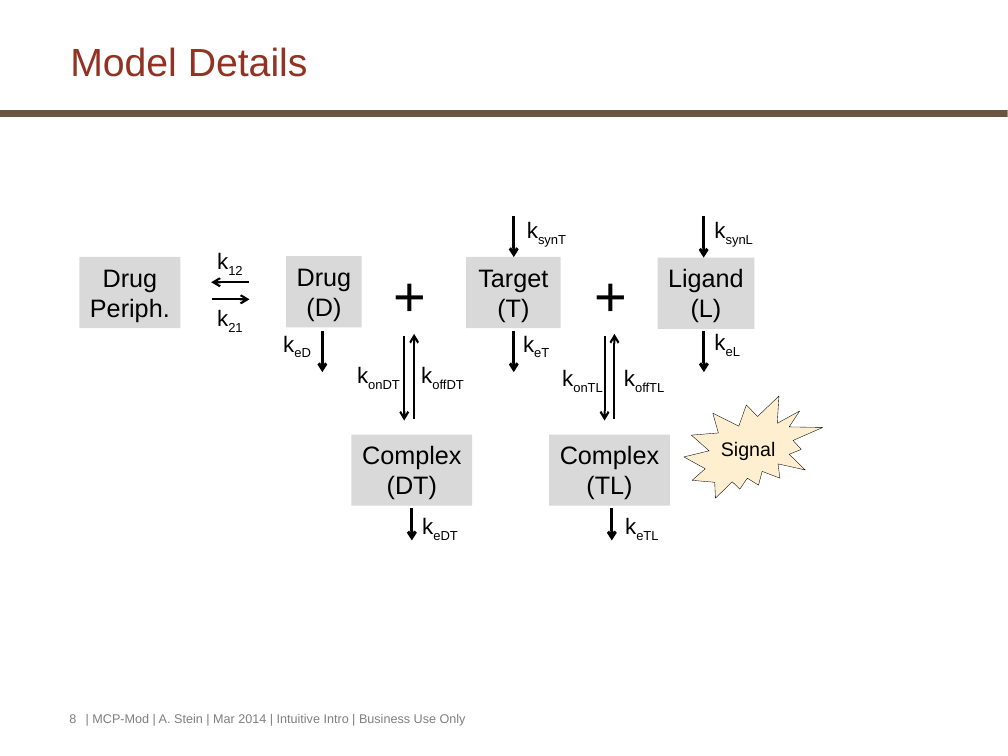
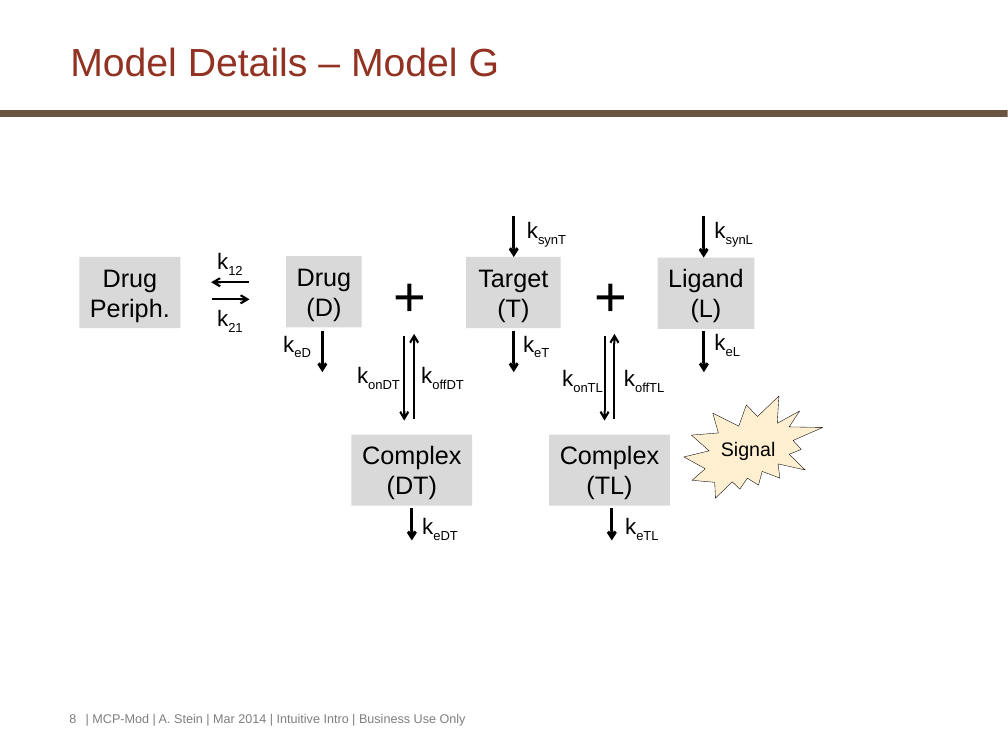
Before and after one commit to iamstein/TMDD_EndogenousLigand, a slide deck: slide 8 of doc/2016-04-03_Stein_Proposal_TargetEndogLigand_Kinetics_v2.pptx. Drawn at 1008x756 pixels with LibreOffice and Linux fonts; fonts in the diff are those of the drawing; background and template pictures are left out. Boxes give left, top, right and bottom in pixels: in the first picture for what was removed or moved away, otherwise in the second. Text is boxed around its words. In the diff, an @@ line names an element or a change of style, - is before the commit and + after.

Commit message:
updating, getting model H working

```diff
--- a/doc/2016-04-03_Stein_Proposal_TargetEndogLigand_Kinetics_v2.pptx
+++ b/doc/2016-04-03_Stein_Proposal_TargetEndogLigand_Kinetics_v2.pptx
@@ title at <box>70,47,499,77</box>: text changed @@
-Model Details
+Model Details – Model G
```
Also in this commit, not shown: 1 slide added, 21 other files.
